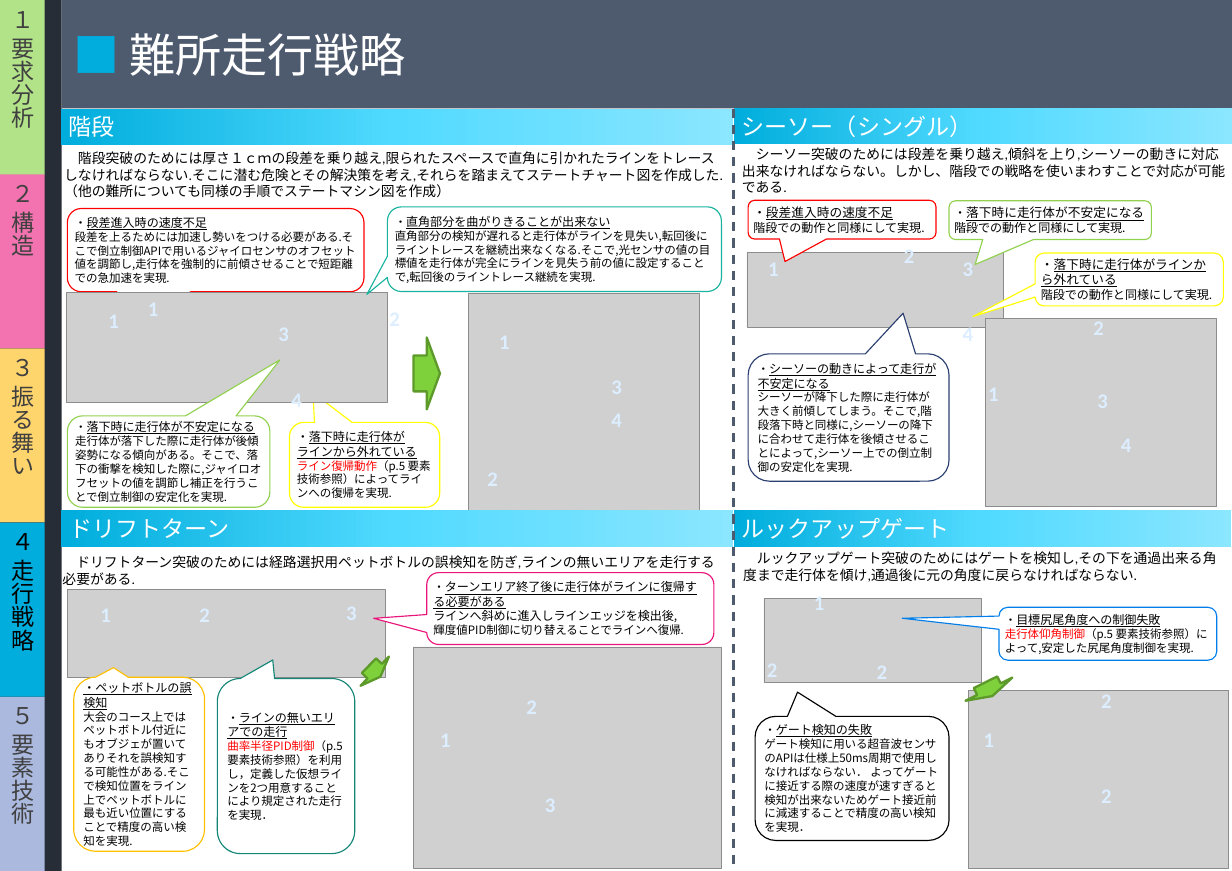
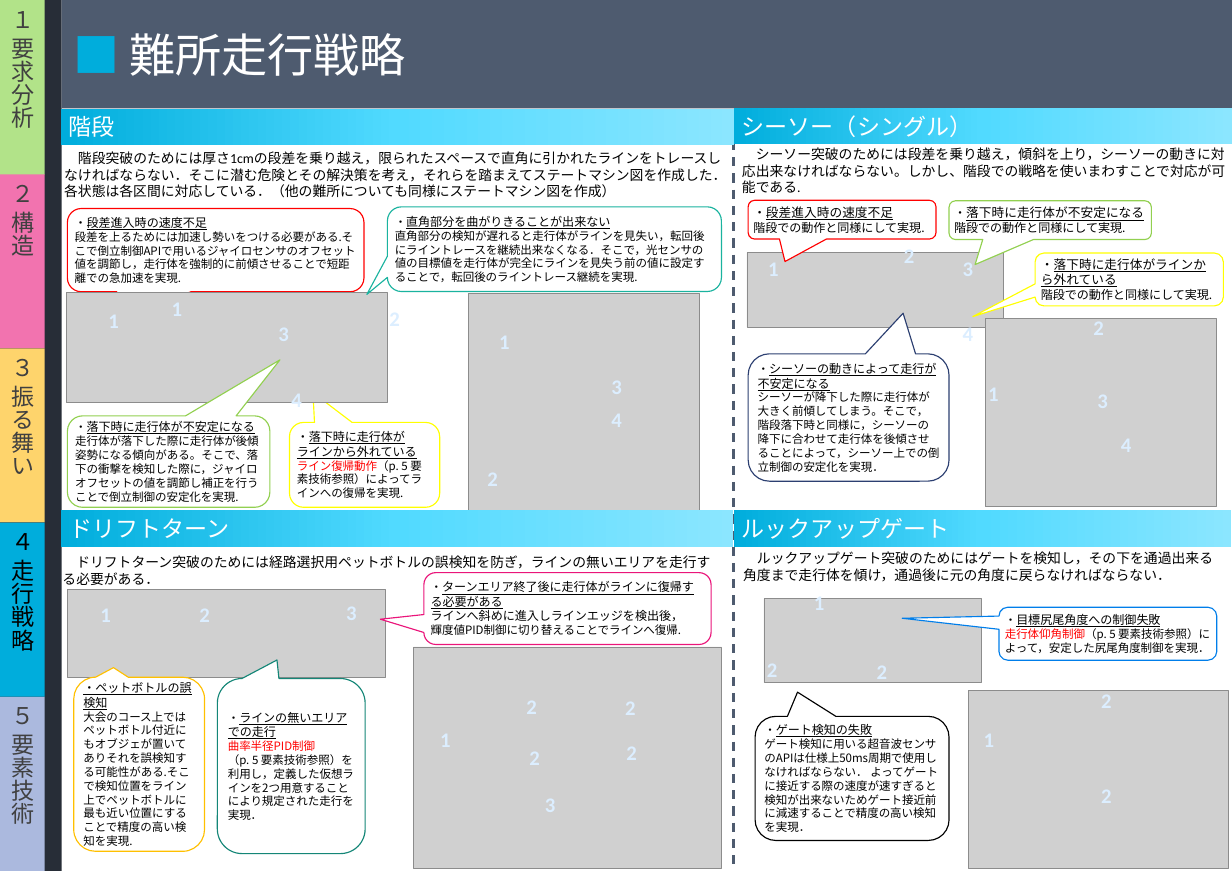
Before and after one commit to class-snct-rikitakelab/e-konbu2012, a slide deck: slide 5 of models/モデルシートHOMMAv3.pptx. Drawn at 1232x871 pixels with LibreOffice and Linux fonts; fonts in the diff are those of the drawing; grey boxes stand for pictures. Boxes give left, top, right and bottom in pixels: in the first picture for what was removed or moved away, otherwise in the second. Text is boxed around its words. In the diff, an @@ line names an element or a change of style, - is before the commit and + after.

```diff
--- a/models/モデルシートHOMMAv3.pptx
+++ b/models/モデルシートHOMMAv3.pptx
@@ text at (742,147,1225,193): text changed @@
-シーソー突破のためには段差を乗り越え,傾斜を上り,シーソーの動きに対応出来なければならない。しかし、階段での戦略を使いまわすことで対応が可能である.
+シーソー突破のためには段差を乗り越え，傾斜を上り，シーソーの動きに対応出来なければならない。しかし、階段での戦略を使いまわすことで対応が可能である.
@@ text at (64,151,726,197): text changed @@
-階段突破のためには厚さ１ｃｍの段差を乗り越え,限られたスペースで直角に引かれたラインをトレースしなければならない.そこに潜む危険とその解決策を考え,それらを踏まえてステートチャート図を作成した.（他の難所についても同様の手順でステートマシン図を作成）
+階段突破のためには厚さ1cmの段差を乗り越え，限られたスペースで直角に引かれたラインをトレースしなければならない．そこに潜む危険とその解決策を考え，それらを踏まえてステートマシン図を作成した．各状態は各区間に対応している．（他の難所についても同様にステートマシン図を作成）
@@ rounded speech box "・段差進入時の速度不足" at (67,208,364,291): proportions changed @@
@@ text in rounded speech box at (75,229,356,283): text changed @@
-段差を上るためには加速し勢いをつける必要がある.そこで倒立制御APIで用いるジャイロセンサのオフセット値を調節し,走行体を強制的に前傾させることで短距離での急加速を実現.
+段差を上るためには加速し勢いをつける必要がある.そこで倒立制御APIで用いるジャイロセンサのオフセット値を調節し，走行体を強制的に前傾させることで短距離での急加速を実現.
@@ text in rounded speech box at (395,228,705,282): text changed @@
-直角部分の検知が遅れると走行体がラインを見失い,転回後にライントレースを継続出来なくなる.そこで,光センサの値の目標値を走行体が完全にラインを見失う前の値に設定することで,転回後のライントレース継続を実現.
+直角部分の検知が遅れると走行体がラインを見失い，転回後にライントレースを継続出来なくなる．そこで，光センサの値の目標値を走行体が完全にラインを見失う前の値に設定することで，転回後のライントレース継続を実現.
@@ right arrow removed at (414,337,440,410) @@
@@ text in rounded speech box at (758,390,940,472): text changed @@
-シーソーが降下した際に走行体が大きく前傾してしまう。そこで,階段落下時と同様に,シーソーの降下に合わせて走行体を後傾させることによって,シーソー上での倒立制御の安定化を実現.
+シーソーが降下した際に走行体が大きく前傾してしまう。そこで，階段落下時と同様に，シーソーの降下に合わせて走行体を後傾させることによって，シーソー上での倒立制御の安定化を実現．
@@ text in rounded speech box at (75,433,259,505): text changed @@
-走行体が落下した際に走行体が後傾姿勢になる傾向がある。そこで、落下の衝撃を検知した際に,ジャイロオフセットの値を調節し補正を行うことで倒立制御の安定化を実現.
+走行体が落下した際に走行体が後傾姿勢になる傾向がある。そこで、落下の衝撃を検知した際に，ジャイロオフセットの値を調節し補正を行うことで倒立制御の安定化を実現.
@@ text in rounded speech box at (297,458,422,498): spaces changed @@
-ライン復帰動作（p.5 要素技術参照）によってラインへの復帰を実現.
+ライン復帰動作（p. 5 要素技術参照）によってラインへの復帰を実現.
@@ text at (62,555,710,585): text changed @@
-ドリフトターン突破のためには経路選択用ペットボトルの誤検知を防ぎ,ラインの無いエリアを走行する必要がある.
+ドリフトターン突破のためには経路選択用ペットボトルの誤検知を防ぎ，ラインの無いエリアを走行する必要がある．
@@ text at (743,551,1213,582): text changed @@
-ルックアップゲート突破のためにはゲートを検知し,その下を通過出来る角度まで走行体を傾け,通過後に元の角度に戻らなければならない.
+ルックアップゲート突破のためにはゲートを検知し，その下を通過出来る角度まで走行体を傾け，通過後に元の角度に戻らなければならない．
@@ rounded speech box "・ターンエリア終了後に走行体がラインに復帰する必要がある ラインへ斜めに進入しラインエッジを検出後，" at (424,572,711,644): proportions changed @@
@@ text in rounded speech box at (431,581,694,621): text changed @@
-・ターンエリア終了後に走行体がラインに復帰する必要がある
-ラインへ斜めに進入しラインエッジを検出後,
+・ターンエリア終了後に走行体がラインに復帰する必要がある
+ラインへ斜めに進入しラインエッジを検出後，
@@ text in rounded speech box at (1005,626,1210,653): text changed @@
-走行体仰角制御（p.5 要素技術参照）によって,安定した尻尾角度制御を実現.
+走行体仰角制御（p. 5 要素技術参照）によって，安定した尻尾角度制御を実現．
@@ down arrow removed at (355,651,394,691) @@
@@ rounded speech box "・ラインの無いエリアでの走行": place and size @@
-rounded speech box "・ラインの無いエリアでの走行" at (217,678,355,853)
+rounded speech box "・ラインの無いエリアでの走行" at (217,678,365,853)
@@ down arrow removed at (962,670,1016,707) @@
@@ text in rounded speech box at (228,738,354,796): spaces changed @@
-曲率半径PID制御（p.5 要素技術参照）を利用し，定義した仮想ラインを2つ用意することにより規定された走行を実現．
+曲率半径PID制御
+（p. 5 要素技術参照）を利用し，定義した仮想ラインを2つ用意することにより規定された走行を実現．
```
Also in this commit, not shown: 5 other slides changed, 4 other files.
